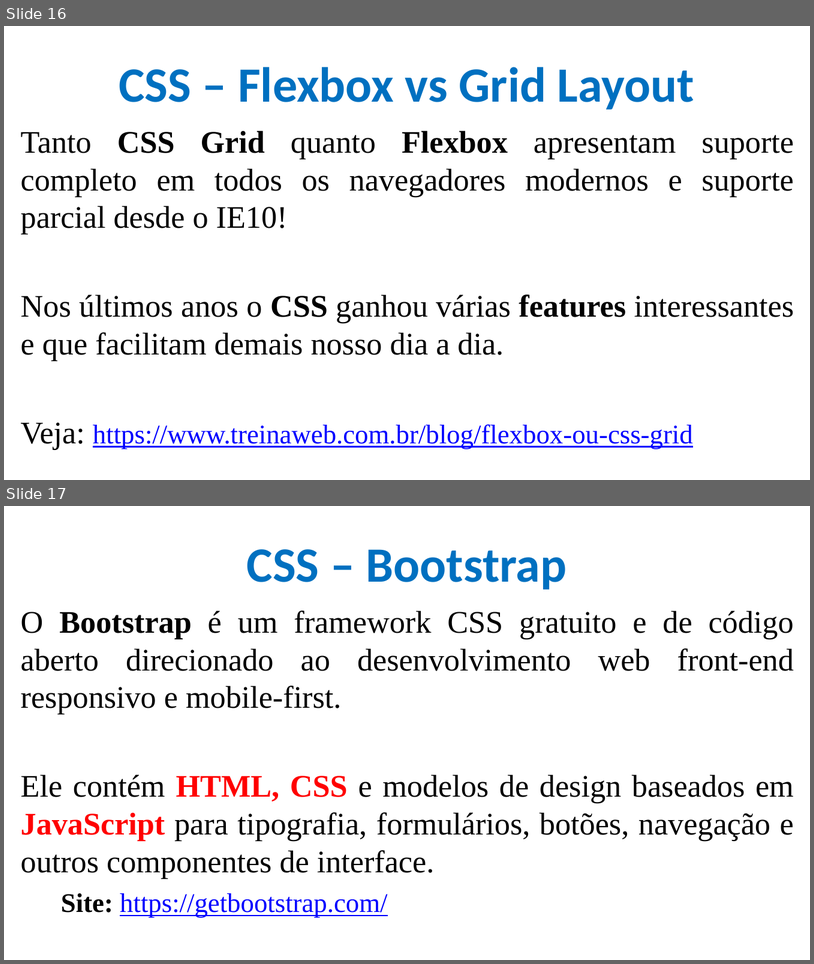
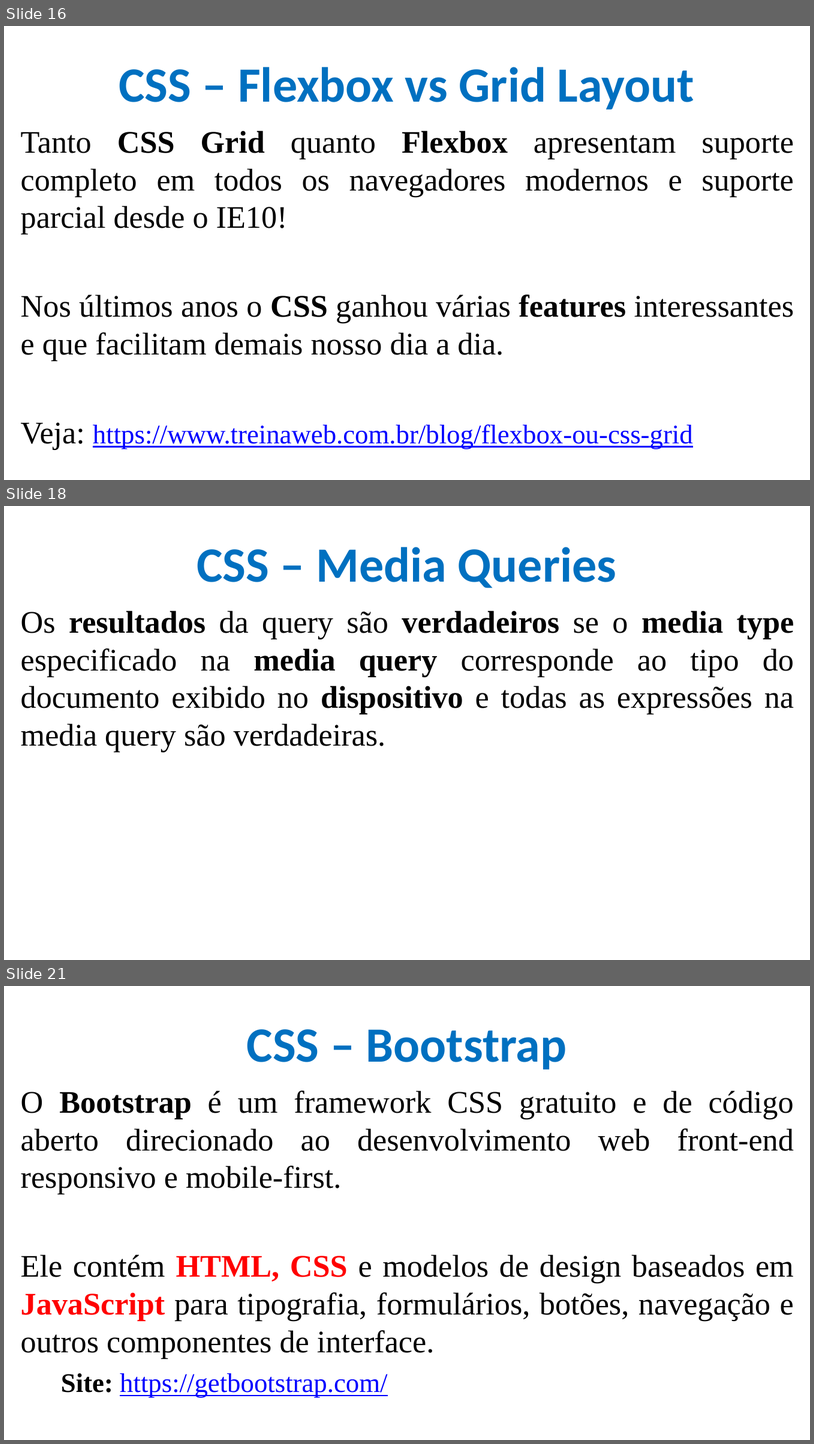
Before and after one commit to CloudEducationBrazil/-WydenDesenvolvimentoWebJAVA, a slide deck: 01 Classes/Aula 07 Desenvolvimento Web Java - CSS.pptx. Shown one above the other, each under a label of ours: slides 16 and 17 before the commit, slides 16, 18 and 21 after it; the slides between them are not shown. The pictures are 814x964 and 814x1444 pixels, drawn with LibreOffice and Linux fonts; fonts in the diff are those of the drawing; background and template pictures are left out. Boxes give left, top, right and bottom in pixels: in the first picture for what was removed or moved away, otherwise in the second. Text is boxed around its words. In the diff, an @@ line names an element or a change of style, - is before the commit and + after.

```diff
--- a/01 Classes/Aula 07 Desenvolvimento Web Java - CSS.pptx
+++ b/01 Classes/Aula 07 Desenvolvimento Web Java - CSS.pptx
@@ slide 18 added at (x1=4, y1=506, x2=810, y2=960), background picture (left out) @@
@@ title added at (x1=197, y1=547, x2=617, y2=588), 44 pt, text #0070C0, bold @@
+CSS – Media Queries
@@ text added at (x1=21, y1=610, x2=795, y2=752), 28 pt, text #000000 @@
+Os resultados da query são verdadeiros se o media type especificado na media query corresponde ao tipo do documento exibido no dispositivo e todas as expressões na media query são verdadeiras.
@@ what was slide 17 is now slide 21 @@
```
Also in this commit, not shown: 3 other slides added, 1 other file.
